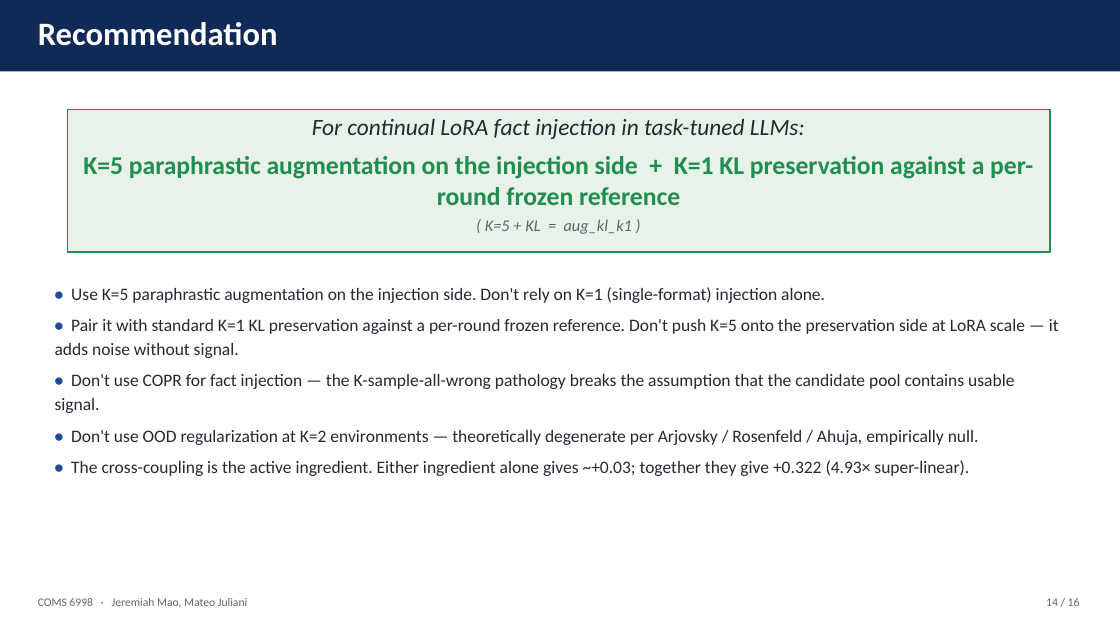
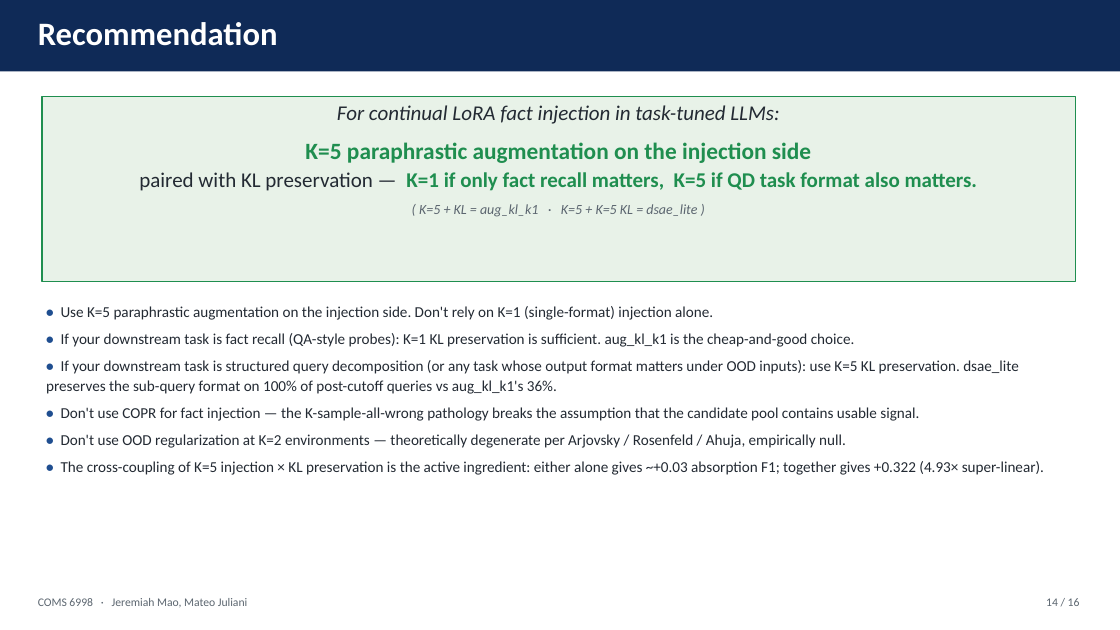
Before and after one commit to jeremiahmao/still-on-task-llm, a slide deck: slide 14 of paper_slides/synergy_deck.pptx. Drawn at 1120x630 pixels with LibreOffice and Linux fonts; fonts in the diff are those of the drawing. Boxes give left, top, right and bottom in pixels: in the first picture for what was removed or moved away, otherwise in the second. Text is boxed around its words. In the diff, an @@ line names an element or a change of style, - is before the commit and + after.

```diff
--- a/paper_slides/synergy_deck.pptx
+++ b/paper_slides/synergy_deck.pptx
@@ rectangle "For continual LoRA fact injection ...": place and size @@
-rectangle "For continual LoRA fact injection ..." at (67, 109, 1050, 252)
+rectangle "For continual LoRA fact injection ..." at (42, 97, 1075, 281)
@@ text in rectangle at (337, 105, 779, 124): size 20 to 18 pt in "For continual LoRA fact injection in task-tuned ..." @@
@@ text in rectangle at (139, 142, 978, 217): text changed; size 22 to 18 pt @@
-K=5 paraphrastic augmentation on the injection side + K=1 KL preservation against a per-round frozen reference
-( K=5 + KL = aug_kl_k1 )
+K=5 paraphrastic augmentation on the injection side
+paired with KL preservation — K=1 if only fact recall matters, K=5 if QD task format also matters.
+( K=5 + KL = aug_kl_k1 · K=5 + K=5 KL = dsae_lite )
@@ text "• Use K=5 paraphrastic augmentation ...": place and size @@
-text "• Use K=5 paraphrastic augmentation ..." at (55, 287, 1059, 476)
+text "• Use K=5 paraphrastic augmentation ..." at (46, 306, 1044, 475)
@@ text at (61, 306, 919, 448): size 15 to 13 pt in "• Use K=5 paraphrastic augmentation on the ...", "• Don't use COPR for fact injection ...", "• Don't use OOD regularization at K=2 ..."; line spacing 1.15 to 1.1 @@
@@ text at (46, 333, 1019, 394): text changed; size 15 to 13 pt @@
-• Pair it with standard K=1 KL preservation against a per-round frozen reference. Don't push K=5 onto the preservation side at LoRA scale — it adds noise without signal.
+• If your downstream task is fact recall (QA-style probes): K=1 KL preservation is sufficient. aug_kl_k1 is the cheap-and-good choice.
+• If your downstream task is structured query decomposition (or any task whose output format matters under OOD inputs): use K=5 KL preservation. dsae_lite preserves the sub-query format on 100% of post-cutoff queries vs aug_kl_k1's 36%.
@@ text at (61, 461, 1044, 475): text changed; size 15 to 13 pt @@
-• The cross-coupling is the active ingredient. Either ingredient alone gives ~+0.03; together they give +0.322 (4.93× super-linear).
+• The cross-coupling of K=5 injection × KL preservation is the active ingredient: either alone gives ~+0.03 absorption F1; together gives +0.322 (4.93× super-linear).
```
Also in this commit, not shown: 2 other slides changed, 3 other files.
